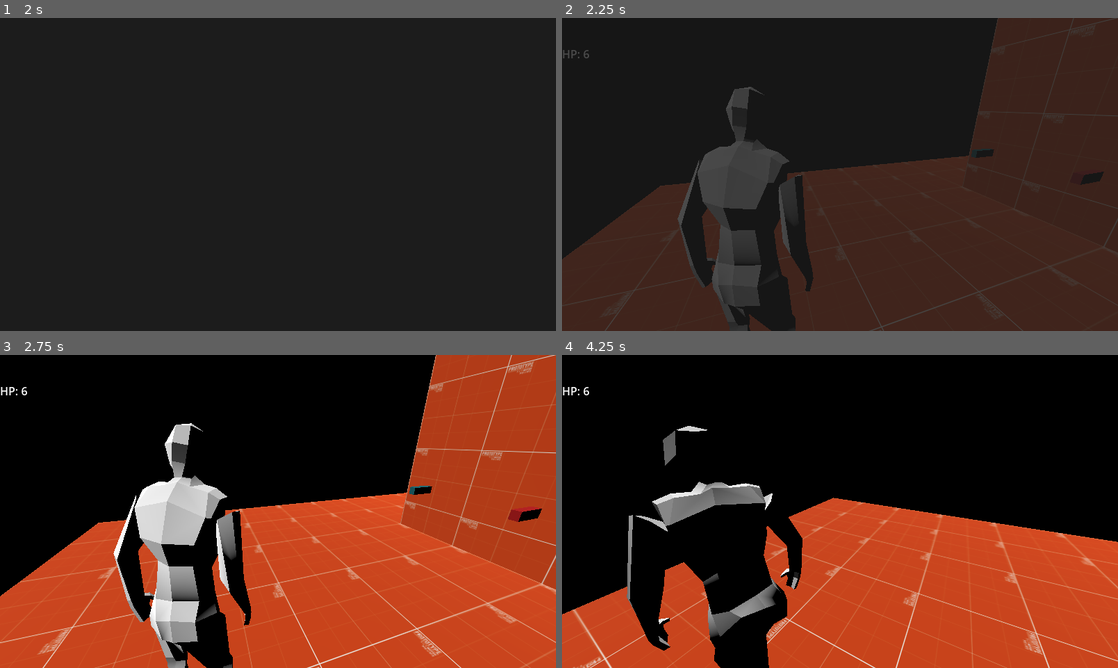
Above: before the commit, frames 1-4 (two rows, left to right).
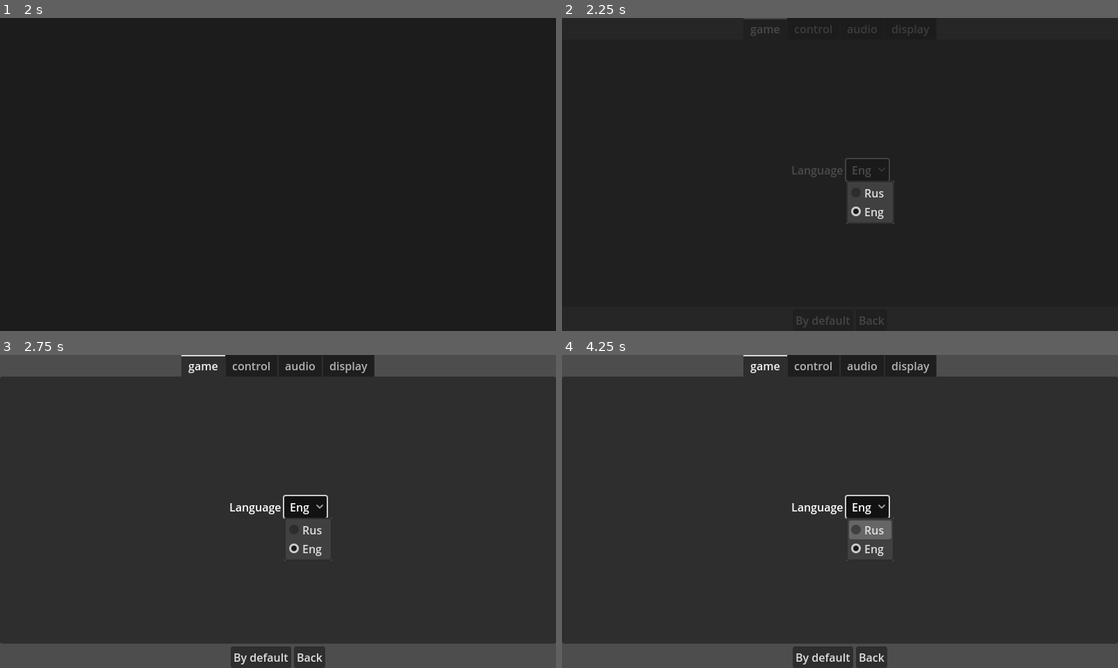
Above: after the commit, the same moments.

Repository: Vosnov/GD_APrototype
Game: Godot game, scene res://Scenes/Menu/main_menu.tscn
Two runs of this game, one before a commit and one after it. Both use one fixed random seed, a clock stepped at 60 frames per second and the inputs below. The engine's default icon, where the game draws it, is replaced by a stand-in: a white triangle on a blue panel in a dark square.
Inputs (mouse positions are in pixels of both pictures, inside the frame that each line leads up to):
- Up to frame 1 (2 s): click "Settings" at 0.5 s; click "New game" at 1.25 s
- Up to frame 2 (2.25 s): click (867, 171) at 2 s, where only the run after the commit has a clickable "Eng"
- Up to frame 3 (2.75 s): no input
- Up to frame 4 (4.25 s): move the mouse to (867, 511) at 2.77 s; hold D (right) 2.78-3.53 s; tap E (action) at 2.85 s; tap S (bottom) at 3.05, 3.6 s; move the mouse to (812, 511) at 3.52 s; hold A (left) from 3.53 s (still down); tap W (top) at 3.8 s

Frame 1 is identical in both runs. In frame 2, 54% of the frame differs, in the area x 0-100%, y 0-100%; in frame 3, 99%; in frame 4, 100%.

Commit message:
pause ui

Diff:
--- /dev/null
+++ b/Nodes/UI/pause_ui.tscn
@@ -0,0 +1,111 @@
+[gd_scene load_steps=4 format=3 uid="uid://8nwcw66m6aqr"]
+
+[ext_resource type="PackedScene" uid="uid://c35n1fbi4mad4" path="res://Nodes/UI/custom_button_ui.tscn" id="1_uv55t"]
+[ext_resource type="PackedScene" uid="uid://cq031hijcq0gv" path="res://Nodes/UI/settings_ui.tscn" id="2_xswwo"]
+
+[sub_resource type="GDScript" id="GDScript_ytthh"]
+script/source = "extends Control
+
+@onready var panel = $Panel
+@onready var settings_panel = $SettingsPanel
+
+func _ready():
+	settings_panel.visible = false
+	panel.visible = true
+
+	get_tree().paused = true
+	Input.mouse_mode = Input.MOUSE_MODE_VISIBLE
+
+func _exit_tree():
+	Input.mouse_mode = Input.MOUSE_MODE_CAPTURED
+	get_tree().paused = false
+
+func _input(_event):
+	if Input.is_action_just_pressed('ui_cancel') or Input.is_action_just_pressed('ui_menu'):
+		if settings_panel.visible:
+			toggle_settings()
+			return
+		queue_free()
+
+
+func _on_exit_button_down():
+	get_tree().quit()
+
+
+func _on_settings_button_down():
+	toggle_settings()
+
+
+func _on_continue_button_down():
+	queue_free()
+
+func toggle_settings():
+	settings_panel.visible = !settings_panel.visible
+	panel.visible = !panel.visible
+
+
+func _on_settings_ui_on_back():
+	toggle_settings()
+"
+
+[node name="PauseUI" type="Control"]
+layout_mode = 3
+anchors_preset = 15
+anchor_right = 1.0
+anchor_bottom = 1.0
+grow_horizontal = 2
+grow_vertical = 2
+script = SubResource("GDScript_ytthh")
+
+[node name="Panel" type="Panel" parent="."]
+layout_mode = 1
+anchors_preset = 15
+anchor_right = 1.0
+anchor_bottom = 1.0
+grow_horizontal = 2
+grow_vertical = 2
+
+[node name="HBoxContainer" type="HBoxContainer" parent="Panel"]
+layout_mode = 1
+anchors_preset = 8
+anchor_left = 0.5
+anchor_top = 0.5
+anchor_right = 0.5
+anchor_bottom = 0.5
+offset_left = -97.0
+offset_top = -15.5
+offset_right = 97.0
+offset_bottom = 15.5
+grow_horizontal = 2
+grow_vertical = 2
+alignment = 1
+
+[node name="Continue" parent="Panel/HBoxContainer" instance=ExtResource("1_uv55t")]
+layout_mode = 2
+text = "Continue"
+
+[node name="Settings" parent="Panel/HBoxContainer" instance=ExtResource("1_uv55t")]
+layout_mode = 2
+text = "Settings
+"
+
+[node name="Exit" parent="Panel/HBoxContainer" instance=ExtResource("1_uv55t")]
+layout_mode = 2
+text = "Exit"
+
+[node name="SettingsPanel" type="Panel" parent="."]
+visible = false
+layout_mode = 1
+anchors_preset = 15
+anchor_right = 1.0
+anchor_bottom = 1.0
+grow_horizontal = 2
+grow_vertical = 2
+
+[node name="SettingsUI" parent="SettingsPanel" instance=ExtResource("2_xswwo")]
+layout_mode = 1
+
+[connection signal="button_down" from="Panel/HBoxContainer/Continue" to="." method="_on_continue_button_down"]
+[connection signal="button_down" from="Panel/HBoxContainer/Settings" to="." method="_on_settings_button_down"]
+[connection signal="button_down" from="Panel/HBoxContainer/Exit" to="." method="_on_exit_button_down"]
+[connection signal="on_back" from="SettingsPanel/SettingsUI" to="." method="_on_settings_ui_on_back"]
--- a/Nodes/UI/ui.tscn
+++ b/Nodes/UI/ui.tscn
@@ -1,12 +1,14 @@
-[gd_scene load_steps=6 format=3 uid="uid://en3g0v7xjkgn"]
+[gd_scene load_steps=7 format=3 uid="uid://en3g0v7xjkgn"]
 
 [ext_resource type="PackedScene" uid="uid://dwhdypbxa1gl7" path="res://Nodes/UI/inventory_ui.tscn" id="1_vjmbd"]
+[ext_resource type="PackedScene" uid="uid://8nwcw66m6aqr" path="res://Nodes/UI/pause_ui.tscn" id="1_xbwcd"]
 [ext_resource type="PackedScene" uid="uid://bdvj6pfhtgs1e" path="res://Nodes/UI/dead_screen.tscn" id="2_e8xum"]
 [ext_resource type="PackedScene" uid="uid://drr3ddmpotjgj" path="res://Nodes/UI/message_ui.tscn" id="3_138rf"]
 
 [sub_resource type="GDScript" id="GDScript_tkxjl"]
 script/source = "extends CanvasLayer
 
+@export var PAUSE_UI: PackedScene
 @export var INVENTORY_UI: PackedScene
 @export var DEAD_SCREEN: PackedScene
 
@@ -15,6 +17,7 @@
 
 var inventory_instance: Node
 var dead_screen_instance: Node
+var pause_instance: Node
 
 func _ready():
 	Events.connect(\"player_dead\", _on_player_dead)
@@ -30,10 +33,15 @@
 func _input(_event):
 	if dead_screen_instance != null: return
 	if GlobalVariables.menu_ui_is_open: return
+	if inventory_instance != null: return
+	if pause_instance != null: return
 
-	if Input.is_action_just_pressed('ui_menu') and inventory_instance == null:
+	if Input.is_action_just_pressed('ui_menu'):
 		inventory_instance = INVENTORY_UI.instantiate()
 		add_child(inventory_instance)
+	if Input.is_action_just_pressed('ui_cancel'):
+		pause_instance = PAUSE_UI.instantiate()
+		add_child(pause_instance)
 
 func _on_player_dead():
 	if inventory_instance != null: inventory_instance.queue_free()
@@ -73,6 +81,7 @@
 [node name="UI" type="CanvasLayer"]
 process_mode = 3
 script = SubResource("GDScript_tkxjl")
+PAUSE_UI = ExtResource("1_xbwcd")
 INVENTORY_UI = ExtResource("1_vjmbd")
 DEAD_SCREEN = ExtResource("2_e8xum")
 
--- a/Scenes/Menu/settings_menu.tscn
+++ b/Scenes/Menu/settings_menu.tscn
@@ -9,6 +9,10 @@
 
 func _on_settings_ui_on_back():
 	SceneTransition.change_scene(MAIN_MENU)
+
+func _input(_event):
+	if Input.is_action_just_pressed('ui_cancel') or Input.is_action_just_pressed('ui_menu'):
+		SceneTransition.change_scene(MAIN_MENU)
 "
 
 [node name="SettingsMenu" type="Node2D"]
--- a/Scripts/Global/scene_transition.gd
+++ b/Scripts/Global/scene_transition.gd
@@ -1,10 +1,15 @@
 extends CanvasLayer
 
 @onready var animation_player = $AnimationPlayer
+var scene_changing = false
 
 func change_scene(path: String):
+	if scene_changing: return
+
+	scene_changing = true
 	animation_player.play("scene_trans")
 	await animation_player.animation_finished
 	get_tree().change_scene_to_file(path)
 	#get_tree().change_scene_to_packed(scene)
 	animation_player.play_backwards("scene_trans")
+	scene_changing = false
